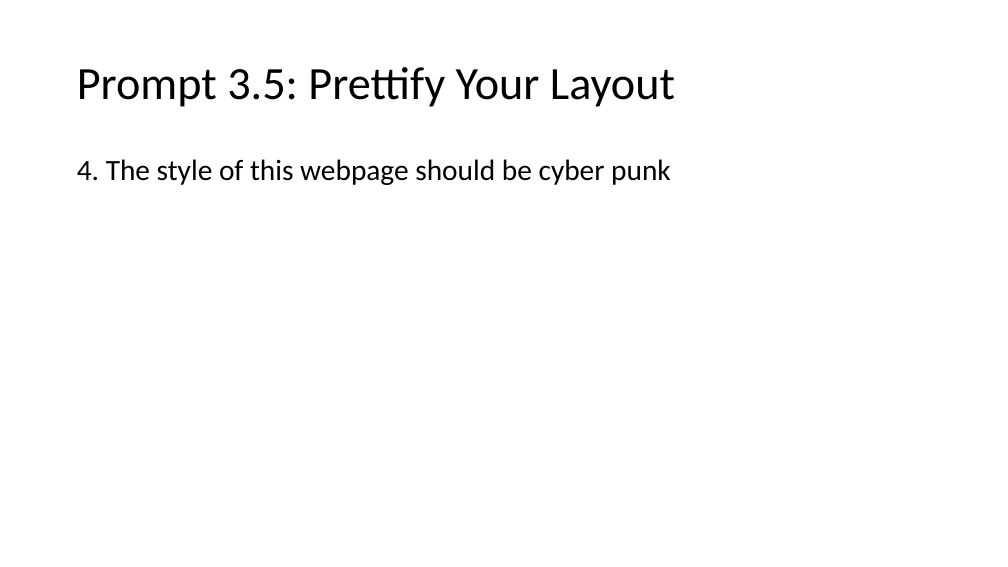
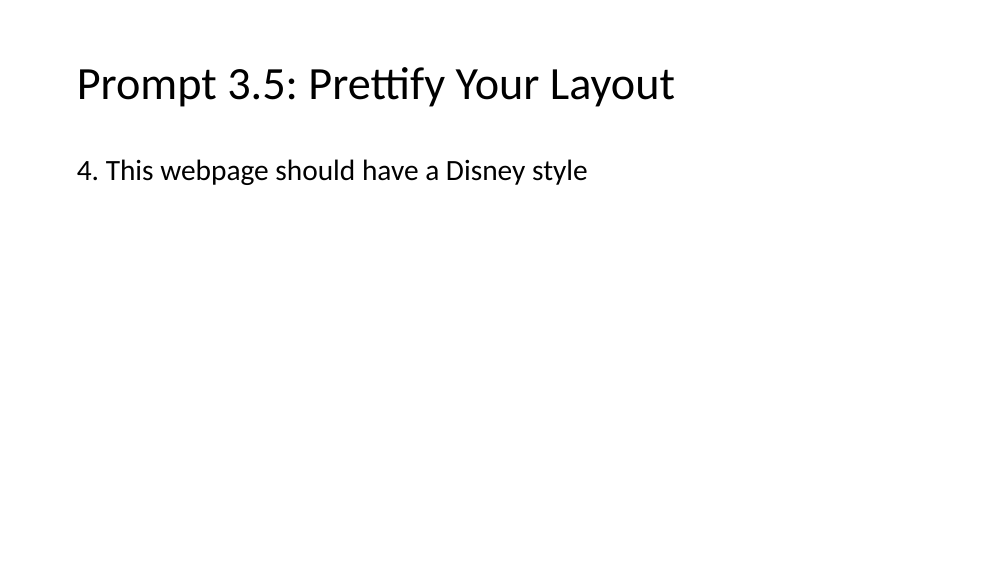
Before and after one commit to fccsdigitalchina/generative_ai_east_asian_studies, a slide deck: slide 24 of _slides/Generative AI for East Asian Studies_use cases.pptx. Drawn at 1008x567 pixels with LibreOffice and Linux fonts; fonts in the diff are those of the drawing. Boxes give left, top, right and bottom in pixels: in the first picture for what was removed or moved away, otherwise in the second. Text is boxed around its words. In the diff, an @@ line names an element or a change of style, - is before the commit and + after.

```diff
--- a/_slides/Generative AI for East Asian Studies_use cases.pptx
+++ b/_slides/Generative AI for East Asian Studies_use cases.pptx
@@ text at bbox=[77, 159, 588, 185]: text changed @@
-4. The style of this webpage should be cyber punk
+4. This webpage should have a Disney style
```
Also in this commit, not shown: 14 other slides changed, 9 slides added.
